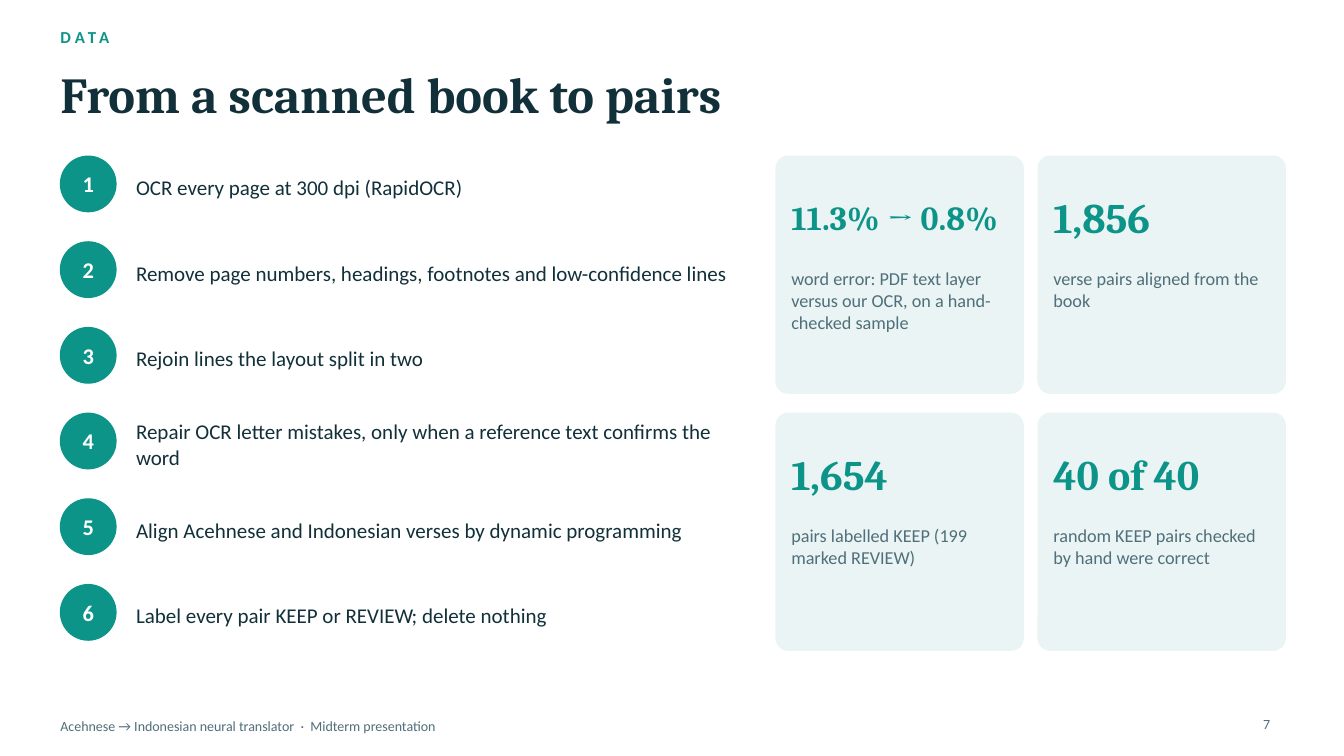
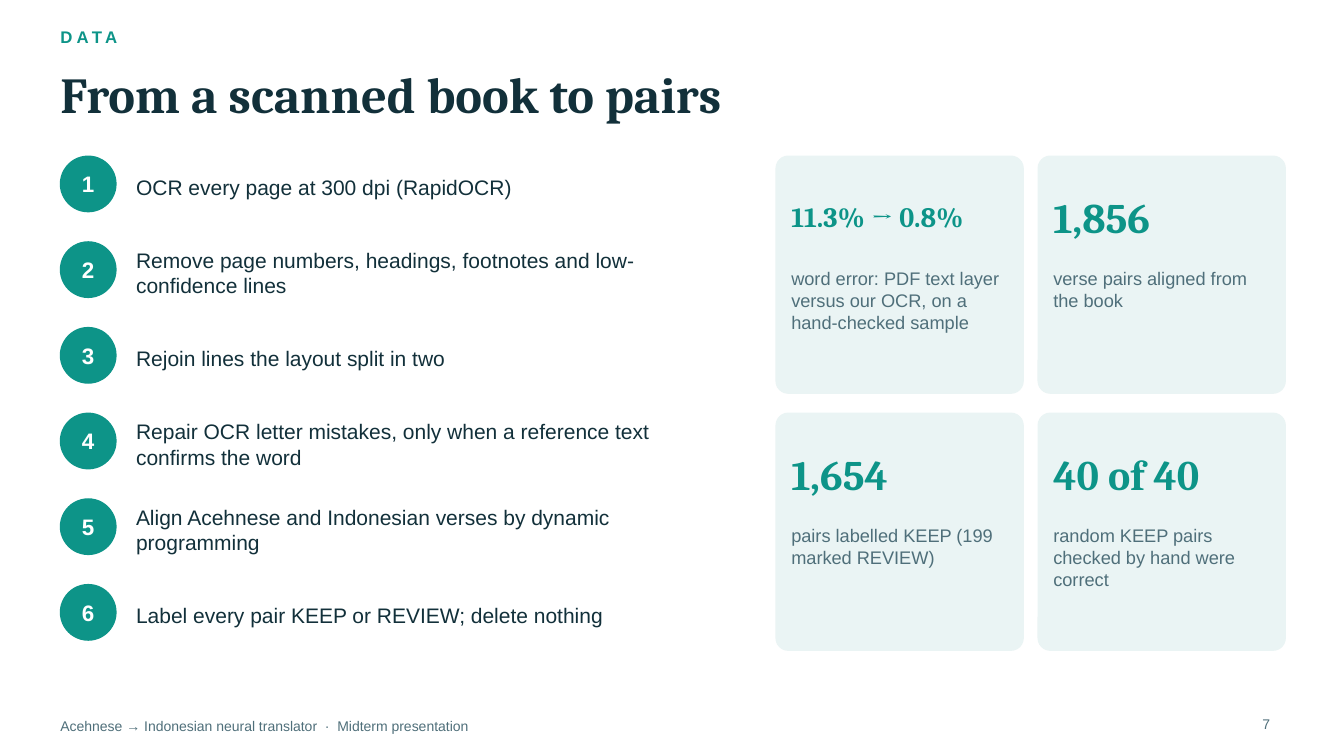
Before and after one commit to Mutaib-yye/aceh_code, a slide deck: slide 7 of reports/Acehnese_Indonesian_Translator_Presentation.pptx. Drawn at 1344x756 pixels with LibreOffice and Linux fonts; fonts in the diff are those of the drawing. Boxes give left, top, right and bottom in pixels: in the first picture for what was removed or moved away, otherwise in the second. Text is boxed around its words. In the diff, an @@ line names an element or a change of style, - is before the commit and + after.

```diff
--- a/reports/Acehnese_Indonesian_Translator_Presentation.pptx
+++ b/reports/Acehnese_Indonesian_Translator_Presentation.pptx
@@ text "11.3% → 0.8%" at [791, 208, 963, 228]: size 24 to 20 pt @@
@@ font Calibri to Arial in 18 elements at [60, 22, 867, 52], [82, 176, 94, 192], [136, 179, 511, 199], [82, 262, 94, 278], [136, 252, 634, 294], [82, 348, 94, 365], [136, 350, 445, 371], [136, 423, 649, 466], [82, 519, 94, 536], [136, 509, 609, 555], [82, 605, 94, 621], [136, 607, 603, 628], [791, 272, 999, 333], [1053, 272, 1247, 307], [791, 529, 992, 568], [1053, 529, 1235, 586], [1262, 719, 1270, 729], [60, 721, 469, 734] @@
```
Also in this commit, not shown: 23 other slides changed, 1 other file.
